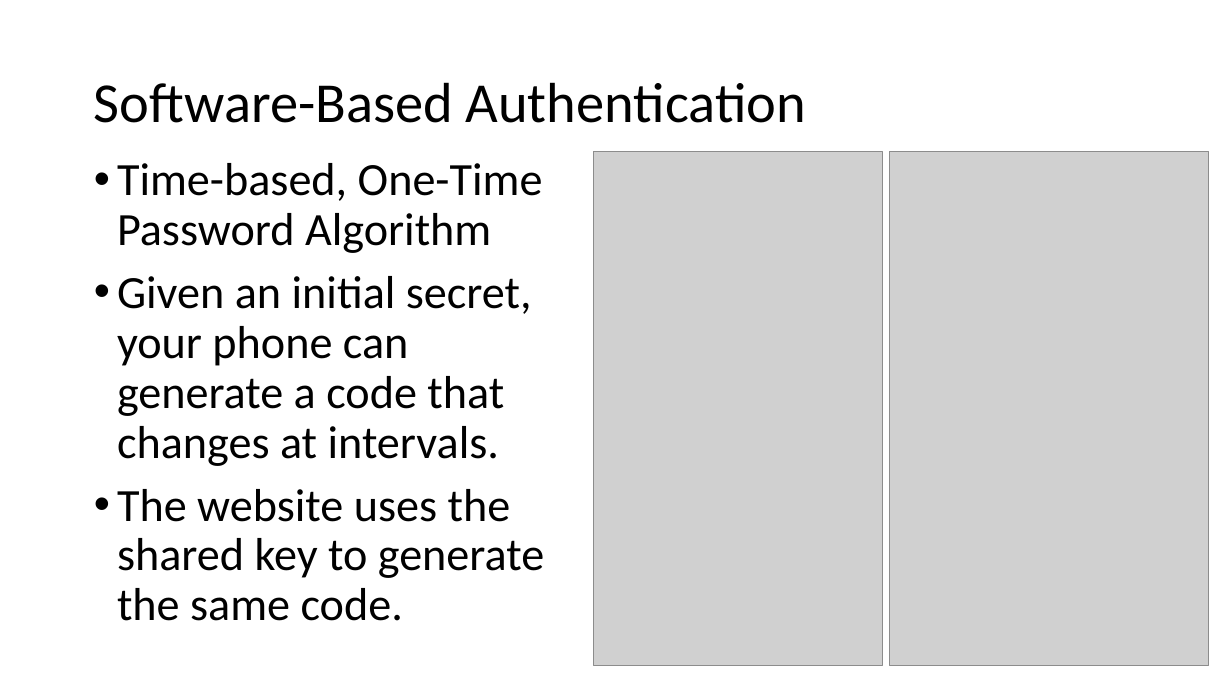
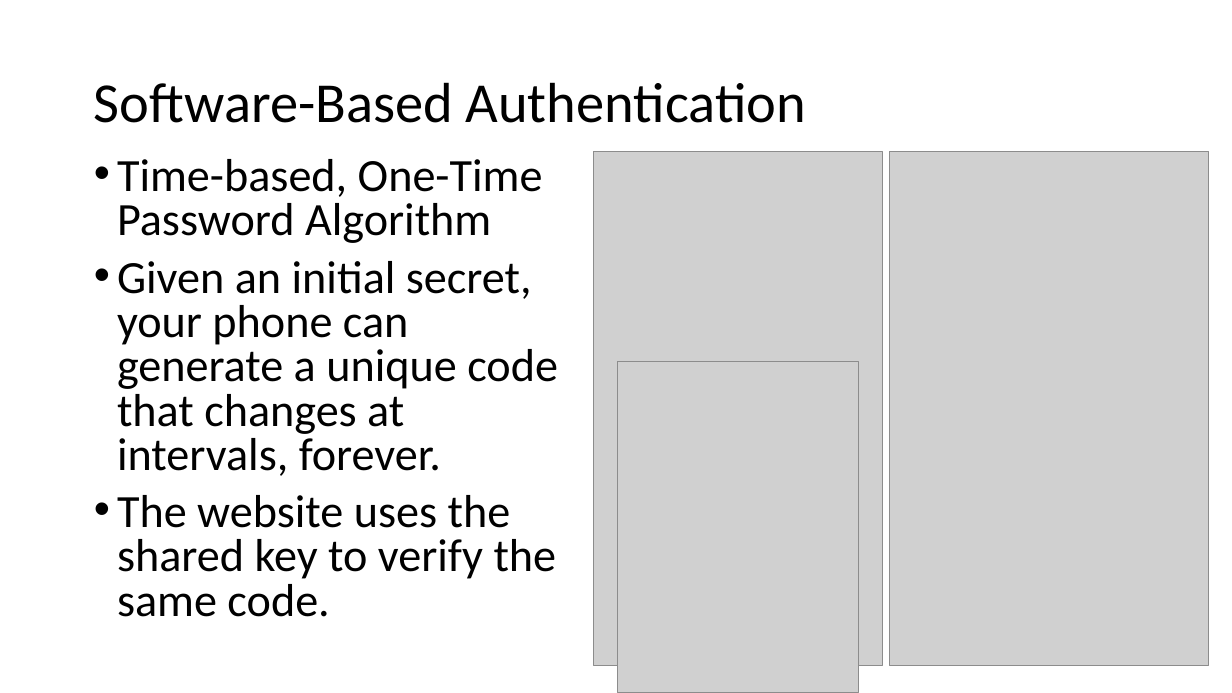
Before and after one commit to williamadba/Public-Presentations, a slide deck: slide 22 of Personal Practical Cybersecurity/Personal Practical Cybersecurity.pptx (slide 18 before the commit). Drawn at 1232x693 pixels with LibreOffice and Linux fonts; fonts in the diff are those of the drawing; grey boxes stand for pictures. Boxes give left, top, right and bottom in pixels: in the first picture for what was removed or moved away, otherwise in the second. Text is boxed around its words. In the diff, an @@ line names an element or a change of style, - is before the commit and + after.

```diff
--- a/Personal Practical Cybersecurity/Personal Practical Cybersecurity.pptx
+++ b/Personal Practical Cybersecurity/Personal Practical Cybersecurity.pptx
@@ text at <box>117,159,543,243</box>: line spacing 0.9 to 0.8 @@
@@ text at <box>117,261,558,617</box>: text changed @@
-• Given an initial secret, your phone can generate a code that changes at intervals.
-• The website uses the shared key to generate the same code.
+• Given an initial secret, your phone can generate a unique code that changes at intervals, forever.
+• The website uses the shared key to verify the same code.
@@ picture added at <box>617,362,858,693</box> @@
```
Also in this commit, not shown: 15 other slides changed, 4 slides added.
